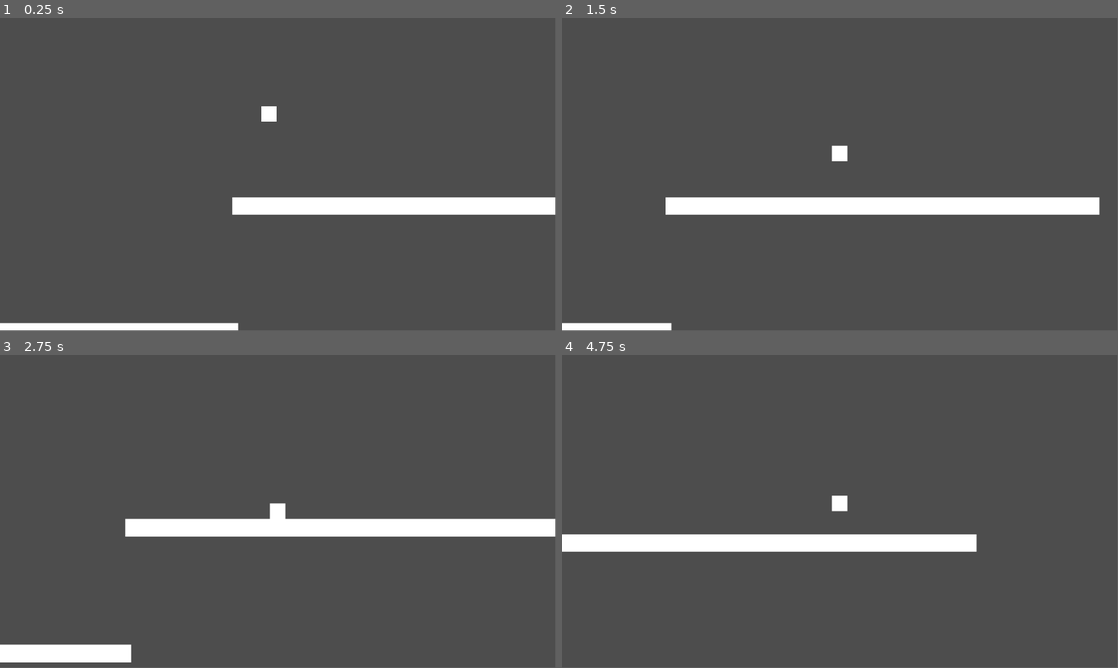
Above: before the commit, frames 1-4 (two rows, left to right).
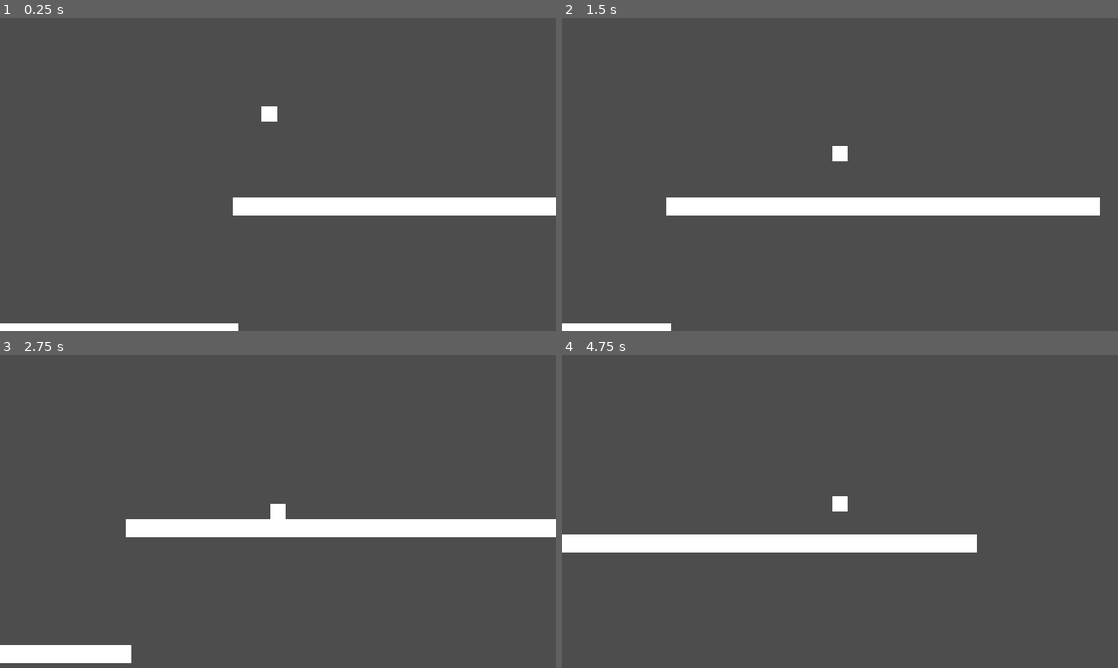
Above: after the commit, the same moments.

Repository: aCube1/Little-Dragon
Game: Godot game, scene res://scenes/test_scene.tscn
Same seed, same stepped clock (60 frames per second), same inputs: the game is played once before the commit and once after it.
Inputs:
- Up to frame 1 (0.25 s): no input
- Up to frame 2 (1.5 s): tap Enter (ui_accept) at 0.5, 0.77 s; hold Right (ui_right) from 0.53 s (still down)
- Up to frame 3 (2.75 s): tap Enter (ui_accept) at 1.52 s; release Right (ui_right) at 2.03 s; hold Left (ui_left) from 2.03 s (still down)
- Up to frame 4 (4.75 s): release Left (ui_left) at 2.78 s; hold Right (ui_right) 2.78-4.28 s; tap Enter (ui_accept) at 3.02, 3.77, 4.52 s; hold Left (ui_left) from 4.28 s (still down)
In our replay, the window is 799x449 before the commit and 800x450 after it. These sizes can differ from the game's own. Grey fills any space a smaller window leaves; there, only what the larger window draws over its background counts as a difference.

The runs differ from the first frame. In frame 1, 0.5% of the frame differs, in the area x 0-100%, y 28-100%; in frame 2, 0.5%; in frame 3, 0.5%, in the area x 0-100%, y 47-99%; in frame 4, 0.4%.

Commit message:
Update rendering and stretch options. Update renderer to GL-Compatibility. Set stretch to CanvasItems

Diff:
--- a/project.godot
+++ b/project.godot
@@ -15,6 +15,14 @@
 config/features=PackedStringArray("4.2", "Forward Plus")
 config/icon="res://icon.svg"
 
+[display]
+
+window/stretch/mode="canvas_items"
+
 [dotnet]
 
 project/assembly_name="Little-dragon"
+
+[rendering]
+
+renderer/rendering_method="gl_compatibility"
